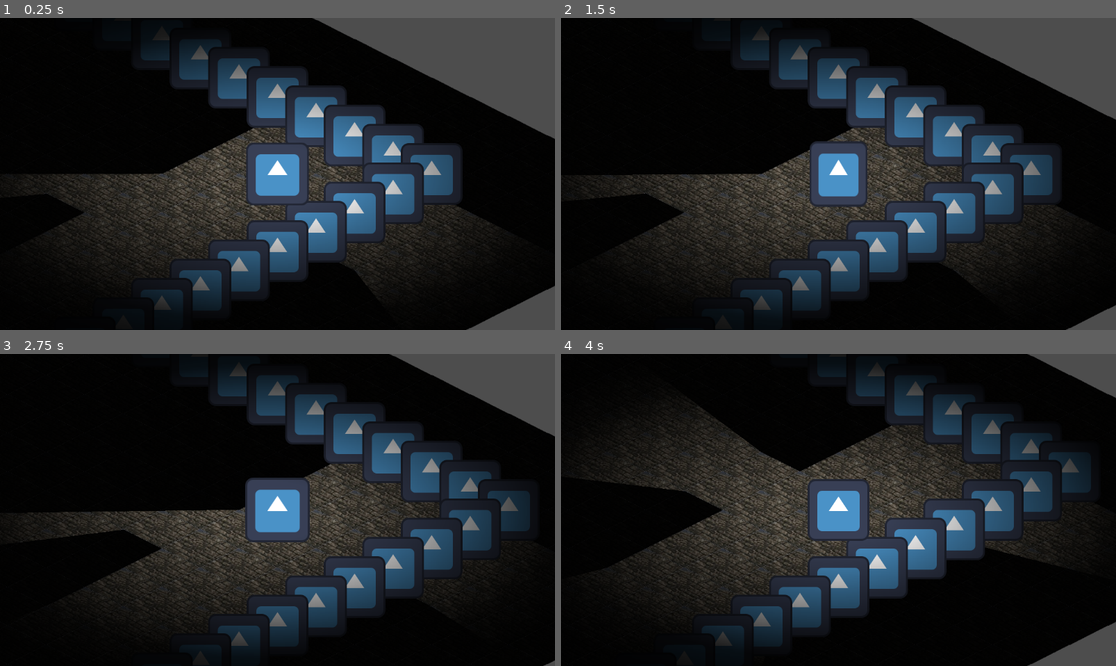
Above: before the commit, frames 1-4 (two rows, left to right).
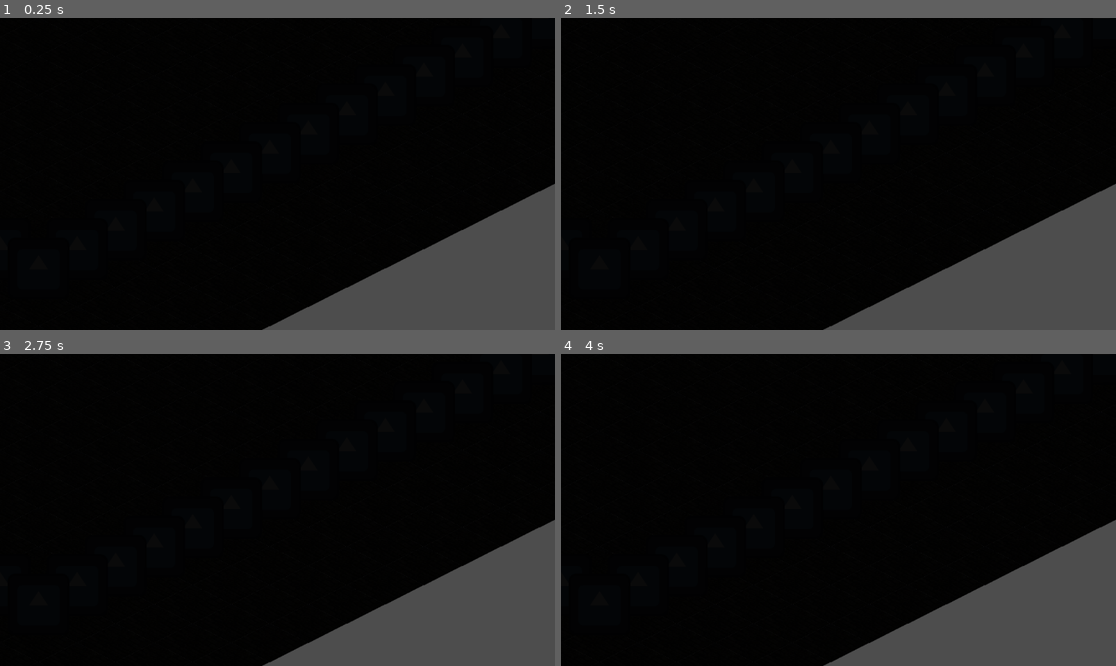
Above: after the commit, the same moments.

Repository: PietPadda/Godot_2D_ARPG
Game: Godot game, scene res://scenes/levels/main_level2_test.tscn
Two runs of this game, one before a commit and one after it. Both use one fixed random seed, a clock stepped at 60 frames per second and the inputs below. This scene is started directly instead of the project's main scene. The engine's default icon, where the game draws it, is replaced by a stand-in: a white triangle on a blue panel in a dark square.
Inputs (mouse positions are in pixels of both pictures, inside the frame that each line leads up to):
- Up to frame 1 (0.25 s): no input
- Up to frame 2 (1.5 s): tap Enter at 0.5 s; move the mouse to (960, 158) at 0.52 s; tap E (interact) at 0.6 s; click (960, 158) at 0.67 s; tap F2 (debug_respawn_enemies) at 1.25 s; move the mouse to (727, 189) at 1.27 s; click (727, 189) at 1.35 s
- Up to frame 3 (2.75 s): tap F2 (debug_respawn_enemies) at 2 s; move the mouse to (333, 441) at 2.02 s; tap C (toggle_character_sheet) at 2.1 s; click (333, 441) at 2.17 s
- Up to frame 4 (4 s): tap F2 (debug_respawn_enemies) at 2.75, 3.5 s; move the mouse to (810, 572) at 2.77 s; tap E (interact) at 2.85 s; click (810, 572) at 2.92 s; move the mouse to (1005, 556) at 3.52 s; press the mouse at (1005, 556) at 3.53 s

The runs differ from the first frame. In frame 1, 53% of the frame differs, in the area x 0-100%, y 0-100%; in frame 2, 52%; in frame 3, 51%; in frame 4, 51%.

Commit message:
refactor(level): implement robust Y-sorting with flat hierarchy and groups

Diff:
--- a/project.godot
+++ b/project.godot
@@ -33,6 +33,10 @@
 [global_group]
 
 characters="Playable and Non-Playable Characters"
+loot=""
+player=""
+enemies=""
+projectile=""
 
 [gui]
 
--- a/scenes/items/loot_drop.tscn
+++ b/scenes/items/loot_drop.tscn
@@ -20,7 +20,7 @@
 properties/3/spawn = true
 properties/3/replication_mode = 2
 
-[node name="LootDrop" type="Area2D"]
+[node name="LootDrop" type="Area2D" groups=["loot"]]
 visible = false
 collision_layer = 8
 collision_mask = 4
--- a/scenes/levels/main.tscn
+++ b/scenes/levels/main.tscn
@@ -25,6 +25,7 @@
 
 [node name="WallTileMap" type="TileMapLayer" parent="WorldYSort"]
 visibility_layer = 3
+y_sort_enabled = true
 tile_map_data = PackedByteArray("AAD7//n/AAAAAAAAAAD7//v/AAAAAAAAAAD7//3/AAAAAAAAAAD7////AAAAAAAAAAD7/wEAAAAAAAAAAAD7/w …(5408 unchanged characters)…
 tile_set = ExtResource("5_u81e1")
 
@@ -50,13 +51,11 @@
 
 [node name="PlayerSpawner" type="MultiplayerSpawner" parent="."]
 _spawnable_scenes = PackedStringArray("uid://c04jx6vcgex1j")
-spawn_path = NodePath("../PlayerContainer")
+spawn_path = NodePath("../WorldYSort")
 
 [node name="Node" type="Node" parent="PlayerSpawner"]
 script = ExtResource("8_vkq25")
 
-[node name="PlayerContainer" type="Node2D" parent="."]
-
 [node name="PlayerSpawnPoints" type="Node2D" parent="."]
 
 [node name="PlayerSpawnPoint1" type="Marker2D" parent="PlayerSpawnPoints"]
@@ -73,9 +72,7 @@
 
 [node name="EnemySpawner" type="MultiplayerSpawner" parent="."]
 _spawnable_scenes = PackedStringArray("uid://dg2sqch3jtd3h")
-spawn_path = NodePath("../EnemyContainer")
-
-[node name="EnemyContainer" type="Node2D" parent="."]
+spawn_path = NodePath("../WorldYSort")
 
 [node name="EnemySpawnPoints" type="Node2D" parent="."]
 
@@ -624,15 +621,11 @@
 
 [node name="LootSpawner" type="MultiplayerSpawner" parent="."]
 _spawnable_scenes = PackedStringArray("uid://boxuys3wl2v3p")
-spawn_path = NodePath("../LootContainer")
-
-[node name="LootContainer" type="Node2D" parent="."]
+spawn_path = NodePath("../WorldYSort")
 
 [node name="ProjectileSpawner" type="MultiplayerSpawner" parent="."]
 _spawnable_scenes = PackedStringArray("uid://dfce8t7pklgpr")
-spawn_path = NodePath("../ProjectileContainer")
-
-[node name="ProjectileContainer" type="Node2D" parent="."]
+spawn_path = NodePath("../WorldYSort")
 
 [node name="CanvasModulate" type="CanvasModulate" parent="."]
 color = Color(0.039215688, 0.039215688, 0.039215688, 1)
--- a/scenes/levels/town.tscn
+++ b/scenes/levels/town.tscn
@@ -22,6 +22,7 @@
 y_sort_enabled = true
 
 [node name="WallTileMap" type="TileMapLayer" parent="WorldYSort"]
+y_sort_enabled = true
 position = Vector2(-10, -10)
 tile_map_data = PackedByteArray("AAD7//n/AAAAAAAAAAD7//v/AAAAAAAAAAD7//3/AAAAAAAAAAD7////AAAAAAAAAAD7/wEAAAAAAAAAAAD7/w …(2784 unchanged characters)…
 tile_set = ExtResource("6_5ycnk")
@@ -35,18 +36,14 @@
 
 [node name="PlayerSpawner" type="MultiplayerSpawner" parent="."]
 _spawnable_scenes = PackedStringArray("uid://c04jx6vcgex1j")
-spawn_path = NodePath("../PlayerContainer")
+spawn_path = NodePath("../WorldYSort")
 
 [node name="Node" type="Node" parent="PlayerSpawner"]
 script = ExtResource("7_n8lao")
 
-[node name="PlayerContainer" type="Node2D" parent="."]
-
 [node name="LootSpawner" type="MultiplayerSpawner" parent="."]
 _spawnable_scenes = PackedStringArray("uid://boxuys3wl2v3p")
-spawn_path = NodePath("../LootContainer")
-
-[node name="LootContainer" type="Node2D" parent="."]
+spawn_path = NodePath("../WorldYSort")
 
 [node name="PlayerSpawnPoints" type="Node2D" parent="."]
 
--- a/scenes/skills/fireball_projectile.tscn
+++ b/scenes/skills/fireball_projectile.tscn
@@ -30,7 +30,7 @@
 [node name="Timer" type="Timer" parent="."]
 one_shot = true
 
-[node name="MultiplayerSynchronizer" type="MultiplayerSynchronizer" parent="."]
+[node name="MultiplayerSynchronizer" type="MultiplayerSynchronizer" parent="." groups=["projectile"]]
 replication_config = SubResource("SceneReplicationConfig_a5jbf")
 public_visibility = false
 
--- a/scripts/levels/base_level.gd
+++ b/scripts/levels/base_level.gd
@@ -65,9 +65,10 @@
 		return
 
 	# Guard Clause: Ensure the required container nodes exist in the scene.
-	var container = get_node_or_null("PlayerContainer")
+	# THE FIX: The 'container' is now the WorldYSort node itself.
+	var container = get_node_or_null("WorldYSort")
 	if !is_instance_valid(container):
-		push_error("BaseLevel: PlayerContainer not found! Cannot spawn player.")
+		push_error("BaseLevel: WorldYSort  not found! Cannot spawn player.")
 		return
 
 	# Guard Clause: Prevent spawning the same player twice if they already exist.
@@ -100,7 +101,7 @@
 	# Set the position on the server's instance.
 	player.global_position = spawn_position
 
-	# Add the player to the container. The MultiplayerSpawner will now detect this
+	# Add the player to the WorldYSort container. The MultiplayerSpawner will now detect this
 	# and automatically replicate the spawn event to all clients.
 	container.add_child(player)
 
@@ -113,10 +114,8 @@
 
 # This is our new, robust handshake function.
 func _perform_global_handshake():
-	var container = get_node_or_null("PlayerContainer")
-	if not is_instance_valid(container): return
-
-	var players_in_this_scene = container.get_children()
+	# THE FIX: Instead of finding containers, get all nodes in the "player" group.
+	var players_in_this_scene = get_tree().get_nodes_in_group("player")
 
 	# For every combination of players in THIS scene, make them visible to each other.
 	for player1 in players_in_this_scene:
@@ -130,42 +129,15 @@
 			_rpc_force_visibility_update.rpc(player2.get_path(), p1_id, true)
 
 	# Enemy-to-Player Handshake
-	var enemy_container = get_node_or_null("EnemyContainer")
-	if is_instance_valid(enemy_container):
-		var enemies_in_this_scene = enemy_container.get_children()
-
-		# For every player who is now in the scene...
-		for player in players_in_this_scene:
-			var player_id = int(player.name)
-			# ...make every enemy visible to them.
-			for enemy in enemies_in_this_scene:
-				_rpc_force_visibility_update.rpc(enemy.get_path(), player_id, true)
-
-func _perform_handshake_for_player(new_player_id: int) -> void:
-	var container = get_node_or_null("PlayerContainer")
-	if not container: return
-
-	var new_player = container.get_node_or_null(str(new_player_id))
-	if not is_instance_valid(new_player): return
-
-	# --- COMMAND-BASED VISIBILITY HANDSHAKE ---
-	# Handle Player-to-Player visibility
-	for existing_player in container.get_children():
-		if existing_player == new_player:
-			continue
-
-		var existing_player_id = int(existing_player.name)
-		# Command everyone to make the existing player visible to the new player
-		_rpc_force_visibility_update.rpc(existing_player.get_path(), new_player_id, true)
-		# Make the new player visible to all existing players
-		_rpc_force_visibility_update.rpc(new_player.get_path(), int(existing_player_id), true)
-
-	# Make the new player visible to themself
-	_rpc_force_visibility_update.rpc(new_player.get_path(), new_player_id, true)
-
-	# Make all EXISTING enemies visible to the NEW player.
-	for enemy in get_tree().get_nodes_in_group("enemies"):
-		_rpc_force_visibility_update.rpc(enemy.get_path(), new_player_id, true)
+	# THE FIX: Get all nodes in the "enemies" group.
+	var enemies_in_this_scene = get_tree().get_nodes_in_group("enemies")
+
+	# For every player who is now in the scene...
+	for player in players_in_this_scene:
+		var player_id = int(player.name)
+		# ...make every enemy visible to them.
+		for enemy in enemies_in_this_scene:
+			_rpc_force_visibility_update.rpc(enemy.get_path(), player_id, true)
 
 # A reusable function to make a specific node visible to all current players.
 # This will be used by projectiles and loot drops.
@@ -192,59 +164,24 @@
 	var all_peers = multiplayer.get_peers()
 	all_peers.append(1) # Include the server itself
 
-	var player_container = get_node_or_null("PlayerContainer")
-	if is_instance_valid(player_container):
-		# Hide all players from everyone
-		for player in player_container.get_children():
-			# ...tell every peer (including the server) to stop seeing them.
-			for peer_id in all_peers:
-				_rpc_force_visibility_update.rpc(player.get_path(), peer_id, false)
-
-			var sync = player.get_node_or_null("MultiplayerSynchronizer")
-			if is_instance_valid(sync):
-				# For the server itself (peer_id 1), update visibility LOCALLY and IMMEDIATELY.
-				# This avoids the host sending an RPC to itself, fixing the race condition.
-				sync.set_visibility_for(1, false)
-
-	# THE FIX: Also hide all enemies from everyone.
-	# This prevents the "ERR_UNAUTHORIZED" spam on despawn.
-	var enemy_container = get_node_or_null("EnemyContainer")
-	if is_instance_valid(enemy_container):
-		for enemy in enemy_container.get_children():
-			for peer_id in all_peers:
-				_rpc_force_visibility_update.rpc(enemy.get_path(), peer_id, false)
-
-			var sync = enemy.get_node_or_null("MultiplayerSynchronizer")
-			if is_instance_valid(sync):
-				# For the server itself (peer_id 1), update visibility LOCALLY and IMMEDIATELY.
-				# This avoids the host sending an RPC to itself, fixing the race condition.
-				sync.set_visibility_for(1, false)
-
-	# Hide all projectiles
-	var projectile_container = get_node_or_null("ProjectileContainer")
-	if is_instance_valid(projectile_container):
-		for projectile in projectile_container.get_children():
-			for peer_id in all_peers:
-				_rpc_force_visibility_update.rpc(projectile.get_path(), peer_id, false)
-
-			var sync = projectile.get_node_or_null("MultiplayerSynchronizer")
-			if is_instance_valid(sync):
-				# For the server itself (peer_id 1), update visibility LOCALLY and IMMEDIATELY.
-				# This avoids the host sending an RPC to itself, fixing the race condition.
-				sync.set_visibility_for(1, false)
-
-	# Hide all loot
-	var loot_container = get_node_or_null("LootContainer")
-	if is_instance_valid(loot_container):
-		for loot in loot_container.get_children():
-			for peer_id in all_peers:
-				_rpc_force_visibility_update.rpc(loot.get_path(), peer_id, false)
-
-			var sync = loot.get_node_or_null("MultiplayerSynchronizer")
-			if is_instance_valid(sync):
-				# For the server itself (peer_id 1), update visibility LOCALLY and IMMEDIATELY.
-				# This avoids the host sending an RPC to itself, fixing the race condition.
-				sync.set_visibility_for(1, false)
+	# THE FIX: Get all dynamic nodes by their group instead of searching in containers.
+	var players = get_tree().get_nodes_in_group("player")
+	var enemies = get_tree().get_nodes_in_group("enemies")
+	var loot_drops = get_tree().get_nodes_in_group("loot")
+	var projectiles = get_tree().get_nodes_in_group("projectile")
+	var all_dynamic_nodes = players + enemies + loot_drops + projectiles
+
+	# Hide all node Synchronisers, do prevent packet errors if still enabled
+	for node in all_dynamic_nodes:
+		# ...tell every peer (including the server) to stop seeing them.
+		for peer_id in all_peers:
+			_rpc_force_visibility_update.rpc(node.get_path(), peer_id, false)
+
+		var sync = node.get_node_or_null("MultiplayerSynchronizer")
+		if is_instance_valid(sync):
+			# For the server itself (peer_id 1), update visibility LOCALLY and IMMEDIATELY.
+			# This avoids the host sending an RPC to itself, fixing the race condition.
+			sync.set_visibility_for(1, false)
 
 # This is our new, reusable helper function for spawning a specific item.
 func _spawn_single_item(item_to_drop: ItemData, position: Vector2, apply_cooldown: bool):
